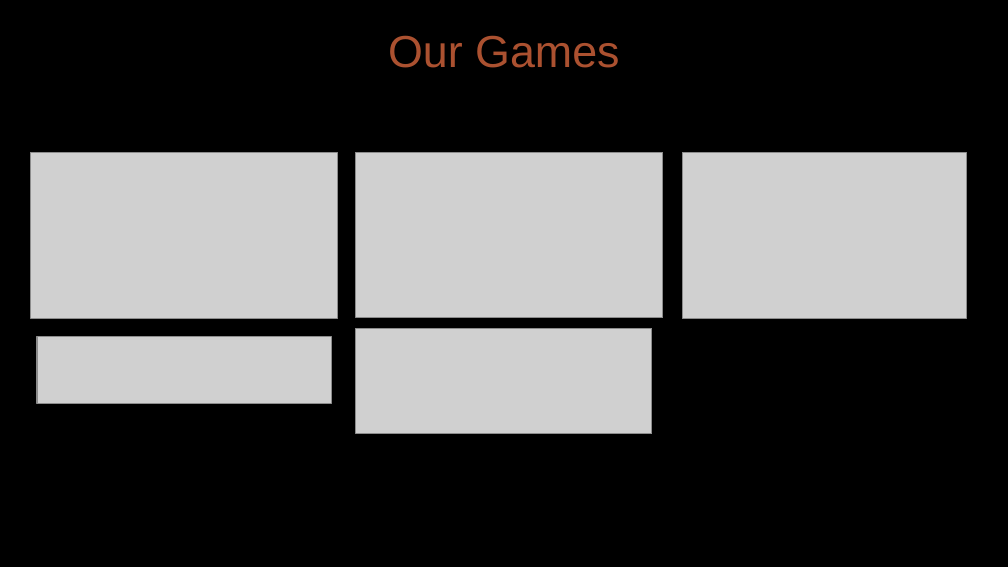
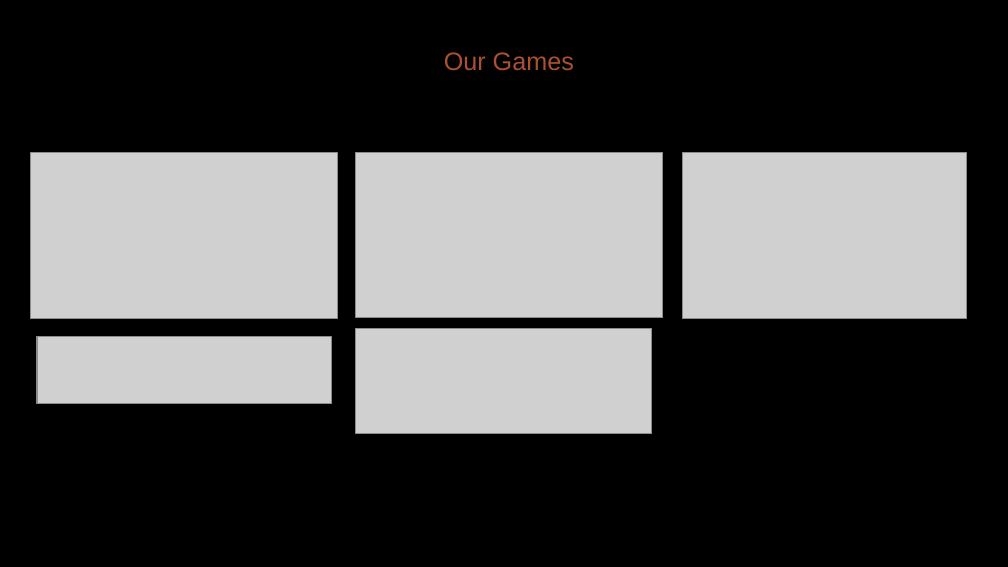
Before and after one commit to diegohcanepa/Remizione, a slide deck: slide 19 of Pitch Deck.pptx (slide 18 before the commit). Drawn at 1008x567 pixels with LibreOffice and Linux fonts; fonts in the diff are those of the drawing; grey boxes stand for pictures. Boxes give left, top, right and bottom in pixels: in the first picture for what was removed or moved away, otherwise in the second. Text is boxed around its words. In the diff, an @@ line names an element or a change of style, - is before the commit and + after.

```diff
--- a/Pitch Deck.pptx
+++ b/Pitch Deck.pptx
@@ text "Our Games": place and size @@
-text "Our Games" at <box>388,35,619,68</box>
+text "Our Games" at <box>444,52,574,70</box>
@@ text "Our Games" at <box>444,52,574,70</box>: size 32 to 18 pt @@
```
Also in this commit, not shown: 9 other slides changed, 1 slide added.
